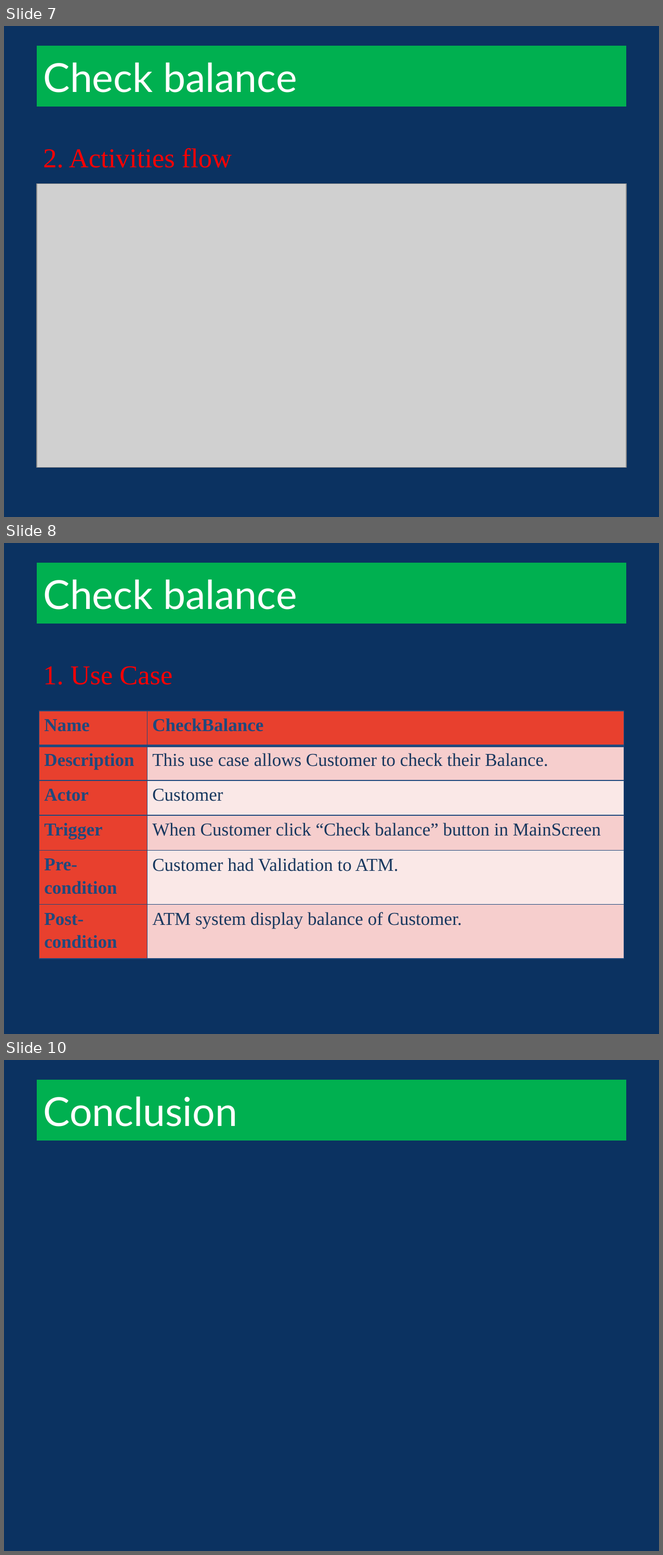
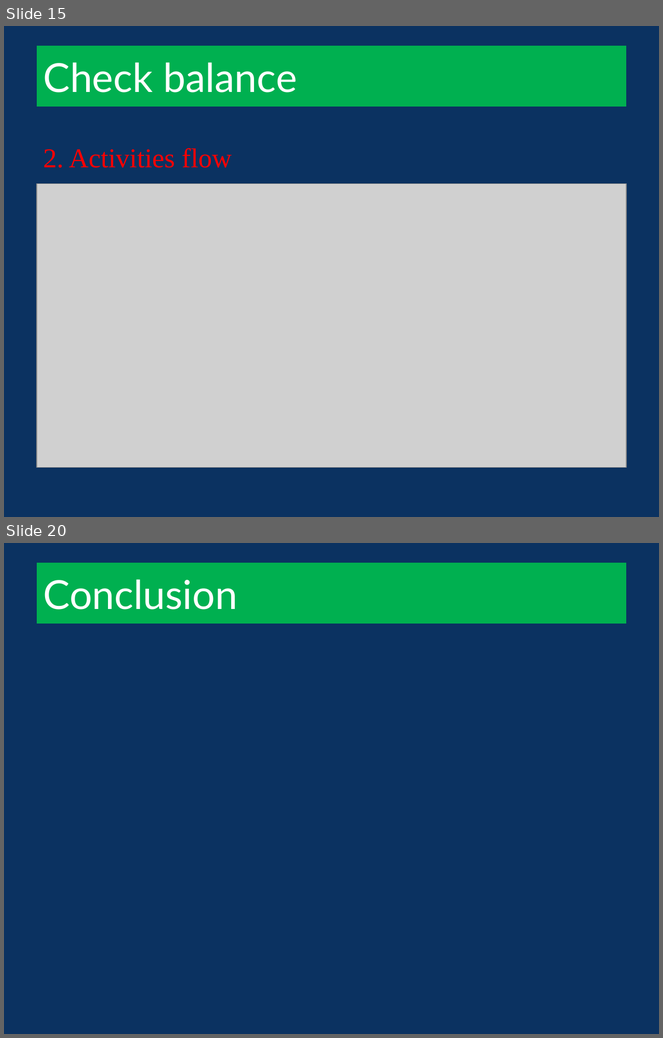
Before and after one commit to heartsmile/ATM_HMPQ, a slide deck: doc/ATM slide.pptx. Shown one above the other, each under a label of ours: slides 7, 8 and 10 before the commit, slides 15 and 20 after it; the slides between them are not shown. The pictures are 663x1555 and 663x1038 pixels, drawn with LibreOffice and Linux fonts; fonts in the diff are those of the drawing; grey boxes stand for pictures; background and template pictures are left out. Boxes give left, top, right and bottom in pixels: in the first picture for what was removed or moved away, otherwise in the second. Text is boxed around its words. In the diff, an @@ line names an element or a change of style, - is before the commit and + after.

```diff
--- a/doc/ATM slide.pptx
+++ b/doc/ATM slide.pptx
@@ slide 8 removed at bbox=[4, 543, 659, 1034], background #0B3261 @@
@@ title removed at bbox=[37, 563, 626, 624] @@
-Check balance
@@ text removed at bbox=[43, 666, 172, 685] @@
-1. Use Case
@@ table removed at bbox=[39, 711, 624, 959], 6 rows, 2 columns @@
-Name | CheckBalance
-Description | This use case allows Customer to check their Balance.
-Actor | Customer
-Trigger | When Customer click “Check balance” button in MainScreen
-Pre-condition | Customer had Validation to ATM.
-Post-condition | ATM system display balance of Customer.
@@ what was slide 7 is now slide 15 @@
@@ what was slide 10 is now slide 20 @@
```
Also in this commit, not shown: 4 slides changed, 12 slides added, 1 other slide removed.
